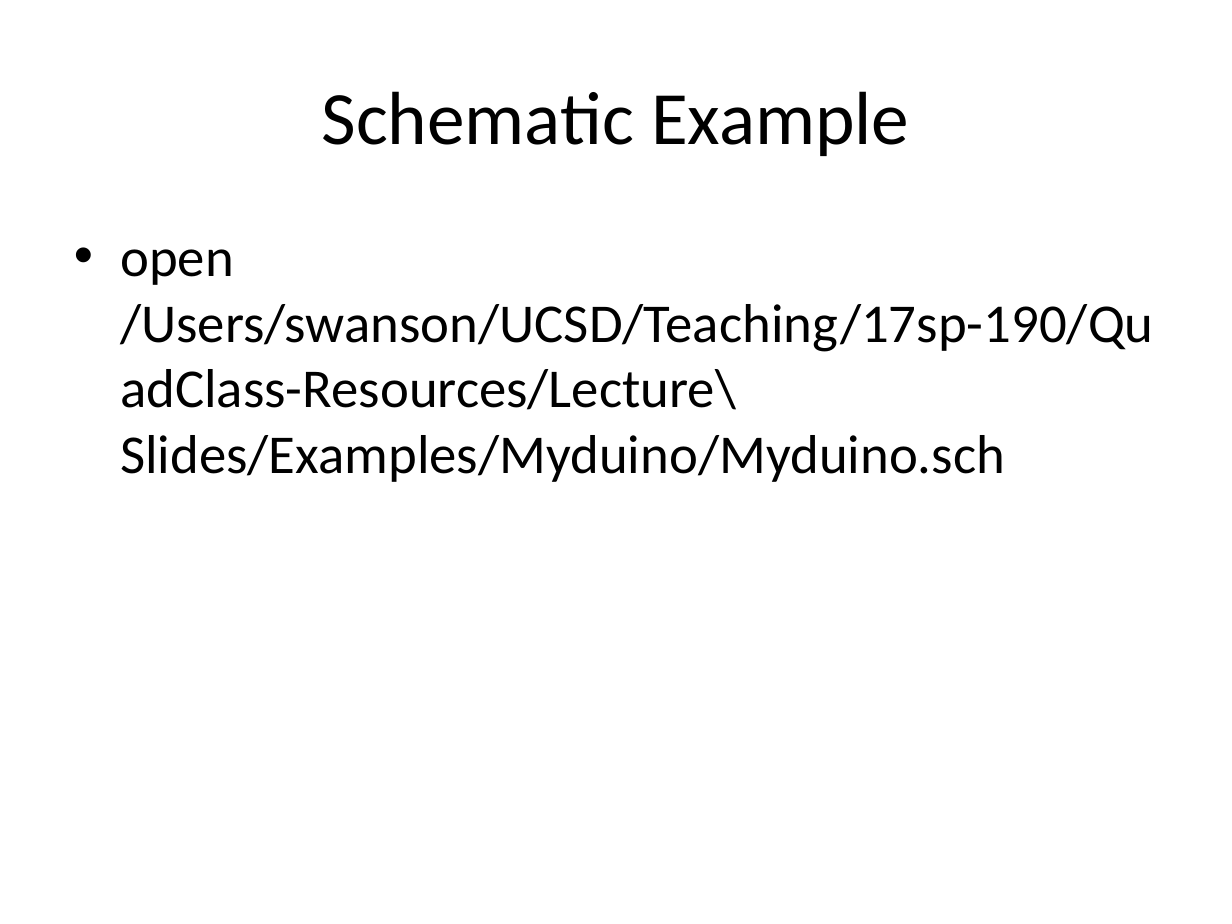
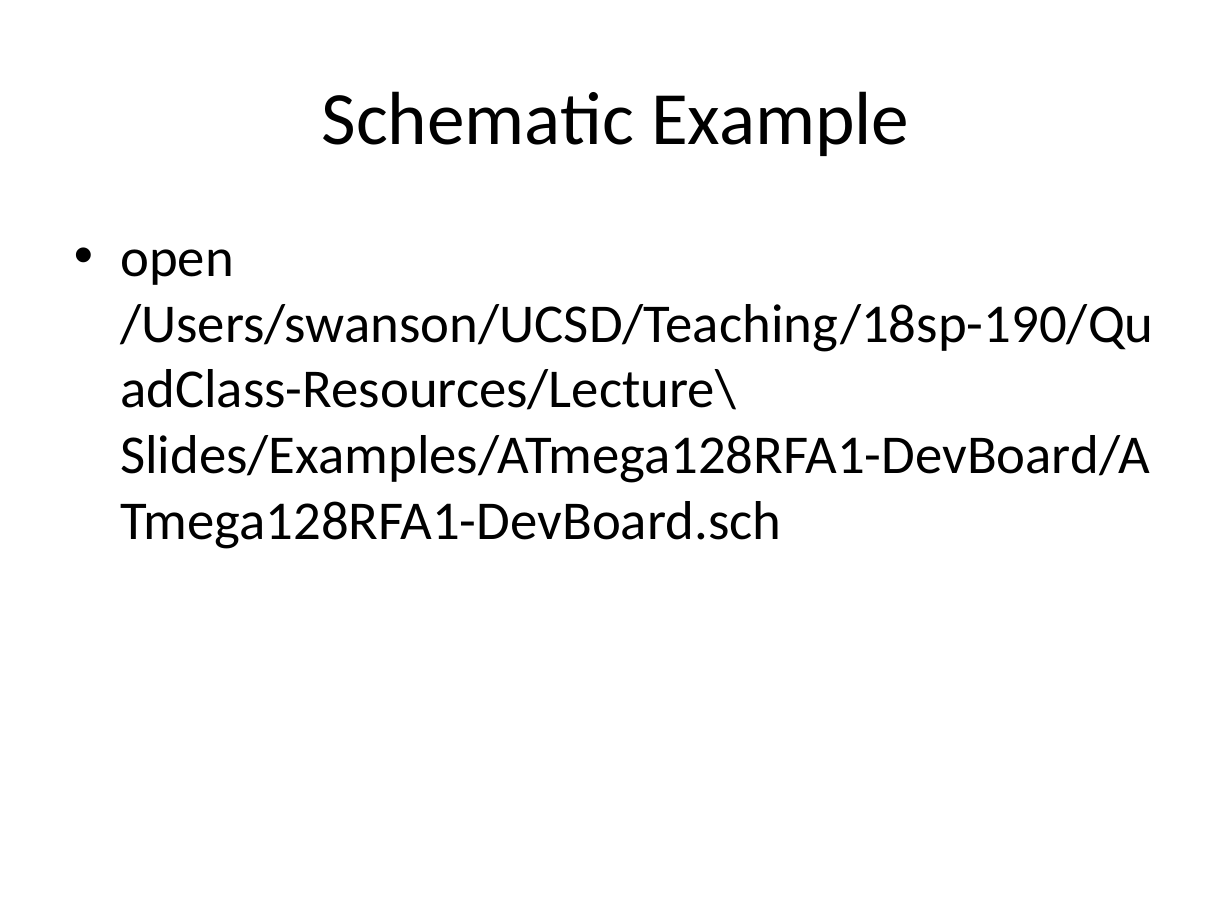
Before and after one commit to NVSL/QuadClass-Resources, a slide deck: slide 28 of Lecture Slides/Lab01-Eagle-Intro.pptx. Drawn at 1232x924 pixels with LibreOffice and Linux fonts; fonts in the diff are those of the drawing. Boxes give left, top, right and bottom in pixels: in the first picture for what was removed or moved away, otherwise in the second. Text is boxed around its words. In the diff, an @@ line names an element or a change of style, - is before the commit and + after.

```diff
--- a/Lecture Slides/Lab01-Eagle-Intro.pptx
+++ b/Lecture Slides/Lab01-Eagle-Intro.pptx
@@ text at (120, 249, 1154, 549): text changed @@
-• open /Users/swanson/UCSD/Teaching/17sp-190/QuadClass-Resources/Lecture\ Slides/Examples/Myduino/Myduino.sch
+• open /Users/swanson/UCSD/Teaching/18sp-190/QuadClass-Resources/Lecture\ Slides/Examples/ATmega128RFA1-DevBoard/ATmega128RFA1-DevBoard.sch
```
Also in this commit, not shown: 15 other slides changed, 3 slides added, 6 other files.
